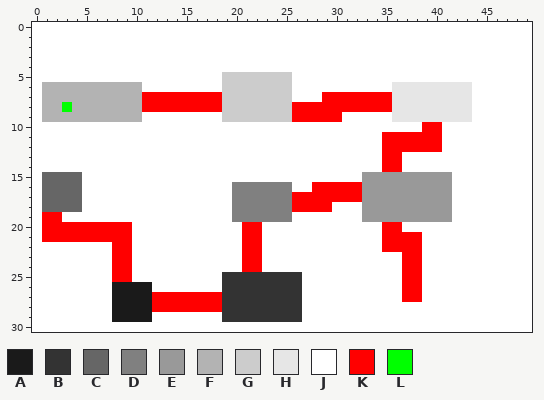
Pixel-art sprite: niveau.png. This is how it looked before the edit.
The file is 50x31 pixels.
Palette (. is transparent): A #1a1a1a  B #333333  C #666666  D #808080  E #999999  F #b3b3b3  G #cccccc  H #e6e6e6  J #ffffff  K #ff0000  L #00ff00
Pixels before, first column x 0:
 0 JJJJJJJJJJJJJJJJJJJJJJJJJJJJJJJJJJJJJJJJJJJJJJJJJJ
 1 JJJJJJJJJJJJJJJJJJJJJJJJJJJJJJJJJJJJJJJJJJJJJJJJJJ
 2 JJJJJJJJJJJJJJJJJJJJJJJJJJJJJJJJJJJJJJJJJJJJJJJJJJ
 3 JJJJJJJJJJJJJJJJJJJJJJJJJJJJJJJJJJJJJJJJJJJJJJJJJJ
 4 JJJJJJJJJJJJJJJJJJJJJJJJJJJJJJJJJJJJJJJJJJJJJJJJJJ
 5 JJJJJJJJJJJJJJJJJJJGGGGGGGJJJJJJJJJJJJJJJJJJJJJJJJ
 6 JFFFFFFFFFFJJJJJJJJGGGGGGGJJJJJJJJJJHHHHHHHHJJJJJJ
 7 JFFFFFFFFFFKKKKKKKKGGGGGGGJJJKKKKKKKHHHHHHHHJJJJJJ
 8 JFFLFFFFFFFKKKKKKKKGGGGGGGKKKKKKKKKKHHHHHHHHJJJJJJ
 9 JFFFFFFFFFFJJJJJJJJGGGGGGGKKKKKJJJJJHHHHHHHHJJJJJJ
10 JJJJJJJJJJJJJJJJJJJJJJJJJJJJJJJJJJJJJJJKKJJJJJJJJJ
11 JJJJJJJJJJJJJJJJJJJJJJJJJJJJJJJJJJJKKKKKKJJJJJJJJJ
12 JJJJJJJJJJJJJJJJJJJJJJJJJJJJJJJJJJJKKKKKKJJJJJJJJJ
13 JJJJJJJJJJJJJJJJJJJJJJJJJJJJJJJJJJJKKJJJJJJJJJJJJJ
14 JJJJJJJJJJJJJJJJJJJJJJJJJJJJJJJJJJJKKJJJJJJJJJJJJJ
15 JCCCCJJJJJJJJJJJJJJJJJJJJJJJJJJJJEEEEEEEEEJJJJJJJJ
16 JCCCCJJJJJJJJJJJJJJJDDDDDDJJKKKKKEEEEEEEEEJJJJJJJJ
17 JCCCCJJJJJJJJJJJJJJJDDDDDDKKKKKKKEEEEEEEEEJJJJJJJJ
18 JCCCCJJJJJJJJJJJJJJJDDDDDDKKKKJJJEEEEEEEEEJJJJJJJJ
19 JKKJJJJJJJJJJJJJJJJJDDDDDDJJJJJJJEEEEEEEEEJJJJJJJJ
20 JKKKKKKKKKJJJJJJJJJJJKKJJJJJJJJJJJJKKJJJJJJJJJJJJJ
21 JKKKKKKKKKJJJJJJJJJJJKKJJJJJJJJJJJJKKKKJJJJJJJJJJJ
22 JJJJJJJJKKJJJJJJJJJJJKKJJJJJJJJJJJJKKKKJJJJJJJJJJJ
23 JJJJJJJJKKJJJJJJJJJJJKKJJJJJJJJJJJJJJKKJJJJJJJJJJJ
24 JJJJJJJJKKJJJJJJJJJJJKKJJJJJJJJJJJJJJKKJJJJJJJJJJJ
25 JJJJJJJJKKJJJJJJJJJBBBBBBBBJJJJJJJJJJKKJJJJJJJJJJJ
26 JJJJJJJJAAAAJJJJJJJBBBBBBBBJJJJJJJJJJKKJJJJJJJJJJJ
27 JJJJJJJJAAAAKKKKKKKBBBBBBBBJJJJJJJJJJKKJJJJJJJJJJJ
28 JJJJJJJJAAAAKKKKKKKBBBBBBBBJJJJJJJJJJJJJJJJJJJJJJJ
29 JJJJJJJJAAAAJJJJJJJBBBBBBBBJJJJJJJJJJJJJJJJJJJJJJJ
30 JJJJJJJJJJJJJJJJJJJJJJJJJJJJJJJJJJJJJJJJJJJJJJJJJJ
Now the later version:
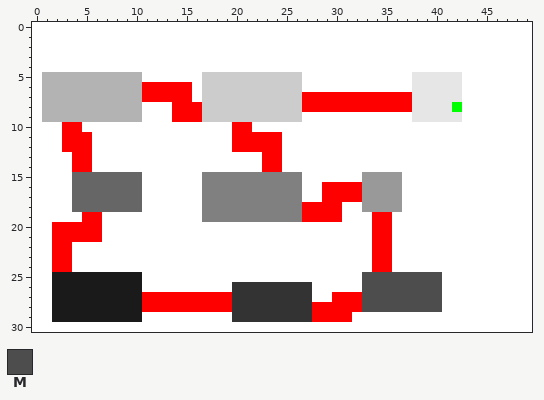
Colours new in this view: M #4d4d4d
Diff:
The edit turns colour J into colour A in row 25 at x 2 to 7 and 10; in rows 26 to 29 at x 2 to 7.
The edit turns colour K into colour A in row 25 at x 8 to 9.
The edit turns colour J into colour B in rows 26 to 29 at x 27.
The edit turns colour J into colour C in rows 15 to 18 at x 5 to 10.
The edit turns colour J into colour D in row 15 at x 17 to 26; in row 16 at x 17 to 19 and 26; in rows 17 to 18 at x 17 to 19; in row 19 at x 17 to 19 and 26.
The edit turns colour K into colour D in rows 17 to 18 at x 26.
The edit turns colour J into colour F in row 5 at x 1 to 10.
The edit turns colour L into colour F in row 8 at x 3.
The edit turns colour J into colour G in rows 5 to 6 at x 17 to 18 and 26; in row 7 at x 26; in row 9 at x 17 to 18.
The edit turns colour K into colour G in row 7 at x 17 to 18; in row 8 at x 17 to 18 and 26; in row 9 at x 26.
The edit turns colour J into colour H in row 5 at x 38 to 42.
The edit turns colour A into colour J in row 26 at x 11; in row 29 at x 11.
The edit turns colour B into colour J in row 25 at x 19 to 26; in row 26 at x 19; in row 29 at x 19.
The edit turns colour C into colour J in rows 15 to 18 at x 1 to 3.
The edit turns colour E into colour J in rows 15 to 18 at x 37 to 41; in row 19 at x 33 and 36 to 41.
The edit turns colour H into colour J in row 6 at x 36 to 37 and 43; in rows 7 to 8 at x 43; in row 9 at x 36 to 37 and 43.
The edit turns colour K into colour J in row 7 at x 16; in row 8 at x 11 to 13; in row 9 at x 27 to 30; in row 10 at x 39 to 40; in rows 11 to 12 at x 35 to 40; in rows 13 to 14 at x 35 to 36.
The edit turns colour K into colour J in row 16 at x 28; in row 17 at x 27 to 28; in row 19 at x 1 to 2; in row 20 at x 1, 7 to 9, 21 to 22 and 36; in row 21 at x 1, 7 to 9, 21 to 22 and 36 to 38; in row 22 at x 8 to 9, 21 to 22 and 36 to 38.
The edit turns colour K into colour J in rows 23 to 24 at x 8 to 9, 21 to 22 and 37 to 38.
The edit turns colour A into colour K in rows 27 to 28 at x 11.
The edit turns colour B into colour K in rows 27 to 28 at x 19.
The edit turns colour E into colour K in row 19 at x 34 to 35.
The edit turns colour H into colour K in rows 7 to 8 at x 36 to 37.
The edit turns colour J into colour K in row 6 at x 11 to 15; in row 7 at x 27 to 28; in row 9 at x 14 to 16; in row 10 at x 3 to 4 and 20 to 21; in rows 11 to 12 at x 3 to 5 and 20 to 24; in rows 13 to 14 at x 4 to 5 and 23 to 24.
The edit turns colour J into colour K in row 18 at x 30; in row 19 at x 5 to 6 and 27 to 30; in rows 20 to 21 at x 34; in row 22 at x 2 to 3 and 34; in rows 23 to 24 at x 2 to 3 and 34 to 35; in row 27 at x 30 to 32.
The edit turns colour J into colour K in row 28 at x 28 to 32; in row 29 at x 28 to 31.
The edit turns colour H into colour L in row 8 at x 42.
The edit turns colour J into colour M in rows 25 to 27 at x 33 to 36 and 39 to 40; in row 28 at x 33 to 40.
The edit turns colour K into colour M in rows 25 to 27 at x 37 to 38.
Boxes around the changes in both pictures, in picture pixels (x1, y1, x2, y2):
changed: (42, 72, 472, 322)
